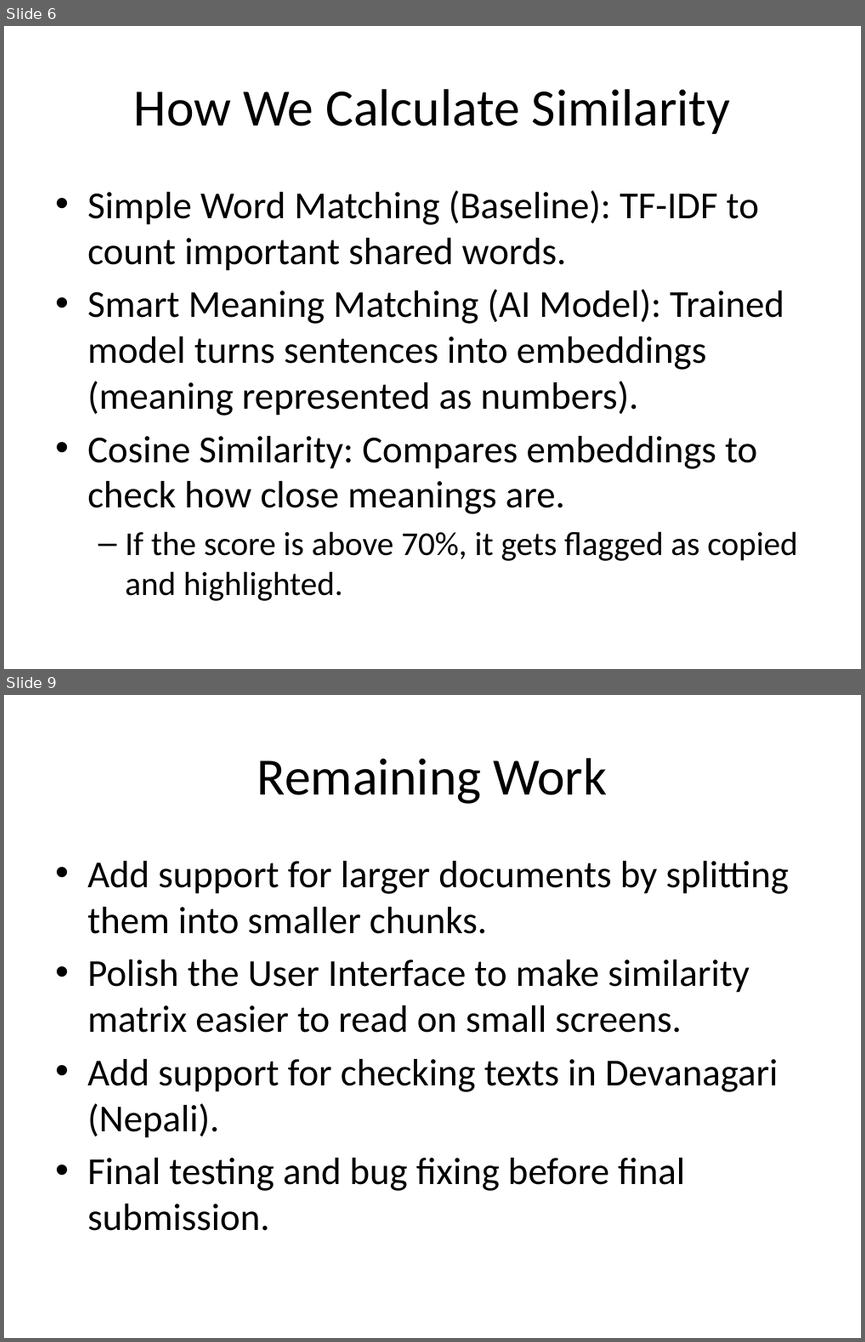
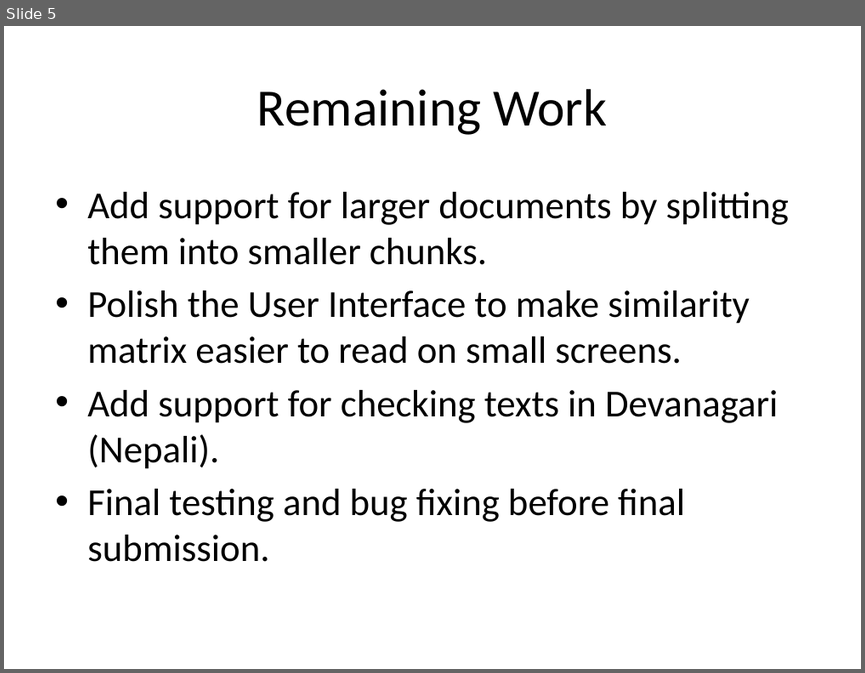
Before and after one commit to Neon17/plagiraism-detector-gces, a slide deck: Plagiarism_Detector_Presentation.pptx. Shown one above the other, each under a label of ours: slides 6 and 9 before the commit, slide 5 after it; the slides between them are not shown. The pictures are 865x1342 and 865x673 pixels, drawn with LibreOffice and Linux fonts; fonts in the diff are those of the drawing. Boxes give left, top, right and bottom in pixels: in the first picture for what was removed or moved away, otherwise in the second. Text is boxed around its words. In the diff, an @@ line names an element or a change of style, - is before the commit and + after.

```diff
--- a/Plagiarism_Detector_Presentation.pptx
+++ b/Plagiarism_Detector_Presentation.pptx
@@ slide 6 removed at [4,26,861,669], background #FFFFFF @@
@@ title removed at [134,89,730,134] @@
-How We Calculate Similarity
@@ text removed at [87,190,797,601] @@
-• Simple Word Matching (Baseline): TF-IDF to count important shared words.
-• Smart Meaning Matching (AI Model): Trained model turns sentences into embeddings (meaning represented as numbers).
-• Cosine Similarity: Compares embeddings to check how close meanings are.
-  – If the score is above 70%, it gets flagged as copied and highlighted.
@@ what was slide 9 is now slide 5 @@
```
Also in this commit, not shown: 4 slides changed, 3 other slides removed, 20 other files.
